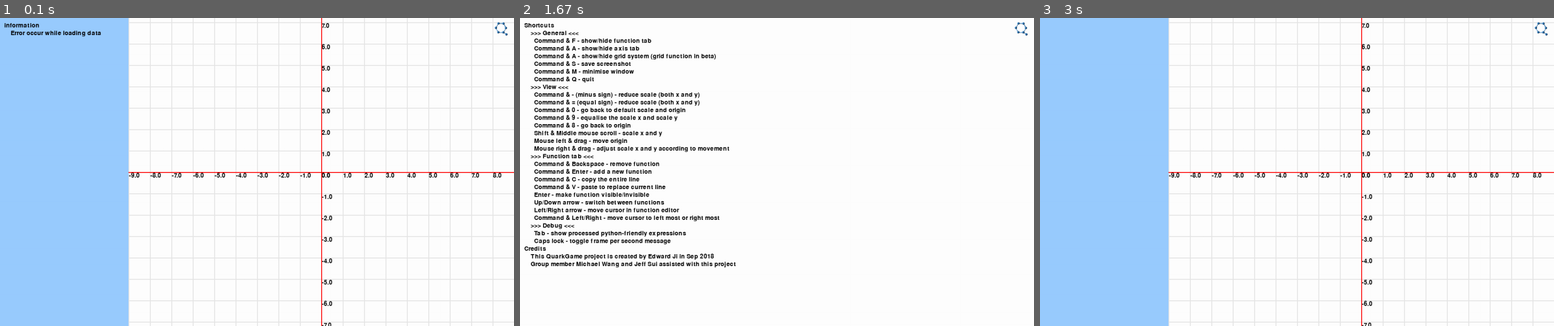
Above: before the commit, frames 1-3 (left to right).
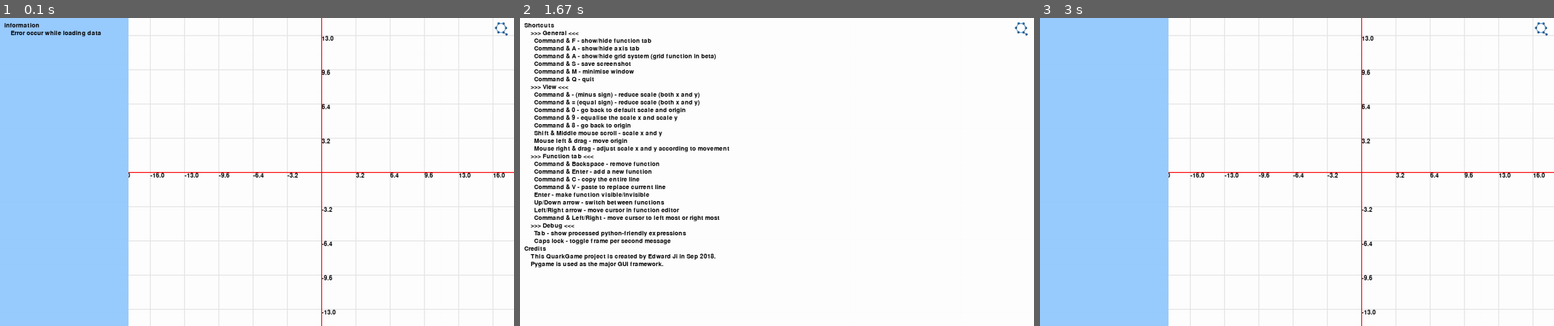
Above: after the commit, the same moments.

Repository: Quark-Games/YEquals
Game: pygame game, started from func_sim.py
Same seed, same stepped clock (60 frames per second), same inputs: the game is played once before the commit and once after it.
Inputs (mouse positions are in pixels of both pictures, inside the frame that each line leads up to):
- Up to frame 1 (0.1 s): no input
- Up to frame 2 (1.67 s): click (1023, 24) at 0.38 s; click (941, 162) at 1.22 s; click (1023, 24) at 1.55 s
- Up to frame 3 (3 s): click (1173, 175) at 1.88 s; tap Caps Lock at 2.17 s

The runs differ from the first frame. In frame 1, 5.1% of the frame differs, in the area x 25-100%, y 0-100%; in frame 2, 0.4%; in frame 3, 5.1%.

Commit message:
grid label bug fix

Diff:
--- a/func_sim.py
+++ b/func_sim.py
@@ -6,8 +6,8 @@
 import pickle
 import pyperclip
 
-CREDITS = ["This QuarkGame project is created by Edward Ji in Sep 2018",
-           "Group member Michael Wang and Jeff Sui assisted with this project"]
+CREDITS = ["This QuarkGame project is created by Edward Ji in Sep 2018.",
+           "Pygame is used as the major GUI framework."]
 
 # set default directory to assets
 os.chdir(os.path.join(os.path.abspath(os.path.curdir), 'assets'))
@@ -146,8 +146,8 @@
 
     def __init__(self):
         self.origin = [display_width / 2 + 150, display_height / 2]
-        self.scalex = 50
-        self.scaley = 50
+        self.scalex = 25
+        self.scaley = 25
         self.axis_show = True
         self.grid_show = True
 
@@ -168,7 +168,7 @@
         if not self.grid_show:
             return
         ori_x, ori_y = map(int, coor.origin)
-        gap_x, gap_y = 50 / coor.scalex, 50 / coor.scaley
+        gap_x, gap_y = 80 / coor.scalex, 80 / coor.scaley
         gap_x = sig_figure(gap_x, 2)
         gap_y = sig_figure(gap_y, 2)
         gap_px = int(gap_x * coor.scalex)
@@ -180,7 +180,9 @@
                              (line_x, display_height),
                              Coordinate._stroke_width)
             val = (line_x - ori_x) / coor.scalex
-            message.label(line_x, ori_y, val)
+            if val != 0:
+                val = sig_figure(val, 2)
+                message.label(line_x, ori_y, val)
         for line_y in range(ori_y % gap_py, display_height, gap_py):
             pygame.draw.line(display,
                              GREY,
@@ -188,7 +190,9 @@
                              (display_width, line_y),
                              Coordinate._stroke_width)
             val = (ori_y - line_y) / coor.scaley
-            message.label(ori_x, line_y, val)
+            if val != 0:
+                val = sig_figure(val, 2)
+                message.label(ori_x, line_y, val)
 
     def chori(self, move_x, move_y):
         self.origin[0] += move_x
@@ -449,7 +453,7 @@
                                            display_height / 2]
                         else:
                             coor.origin = [display_width/2, display_height/2]
-                        coor.scalex, coor.scaley = 50, 50
+                        coor.scalex, coor.scaley = 80, 80
                     elif event.key == K_9:
                         ave = (coor.scalex + coor.scaley) / 2
                         coor.scalex, coor.scaley = ave, ave
